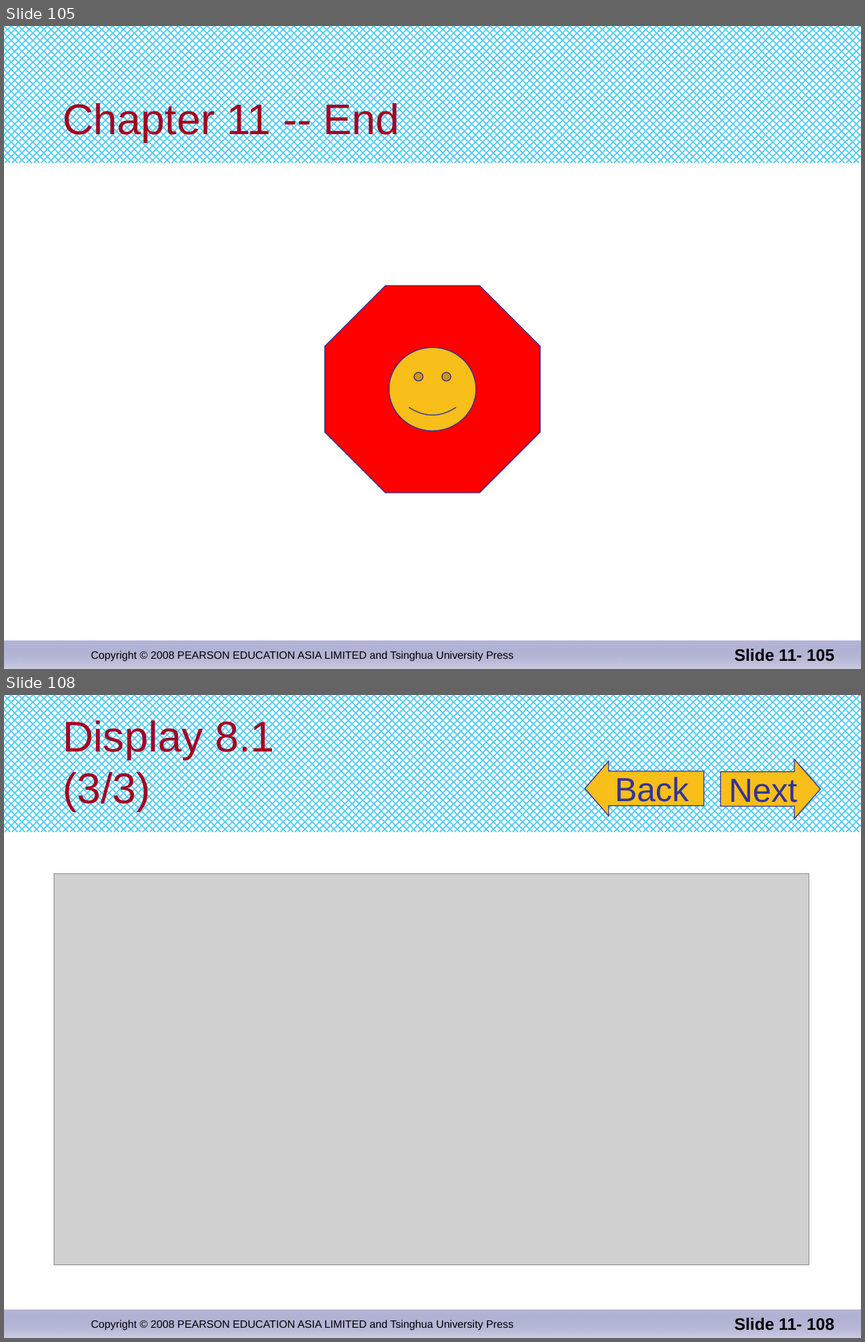
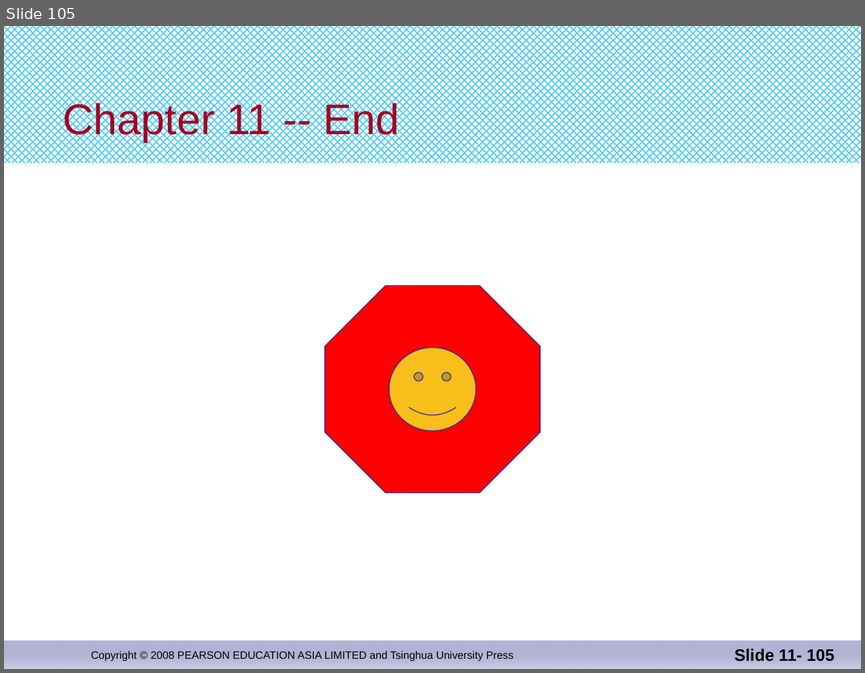
Before and after one commit to djuanbei/CPLUSPLUS, a slide deck: ppt/chapter 11.pptx. Shown one above the other, each under a label of ours: slides 105 and 108 before the commit, slide 105 after it; the slides between them are not shown. The pictures are 865x1342 and 865x673 pixels, drawn with LibreOffice and Linux fonts; fonts in the diff are those of the drawing; grey boxes stand for pictures. Boxes give left, top, right and bottom in pixels: in the first picture for what was removed or moved away, otherwise in the second. Text is boxed around its words. In the diff, an @@ line names an element or a change of style, - is before the commit and + after.

```diff
--- a/ppt/chapter 11.pptx
+++ b/ppt/chapter 11.pptx
@@ slide 108 removed at [4,695,861,1338], background #FFFFFF; not listed: 3 template elements that a slide beside it also shows @@
@@ title removed at [62,718,275,811] @@
-Display 8.1
-(3/3)
@@ left arrow removed at [585,761,704,816] @@
-Back
@@ right arrow removed at [720,759,821,818] @@
-Next
@@ picture removed at [54,873,808,1264] @@
@@ page number removed at [734,1317,834,1330] @@
-Slide 11- 108
```
Also in this commit, not shown: 29 other slides removed, 1 other file.
